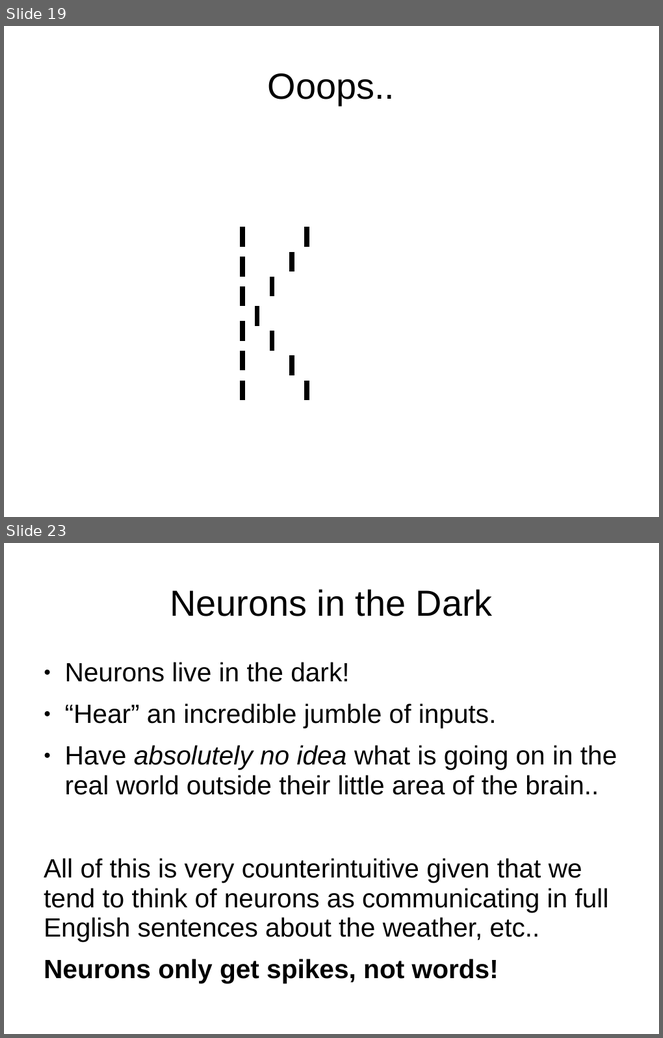
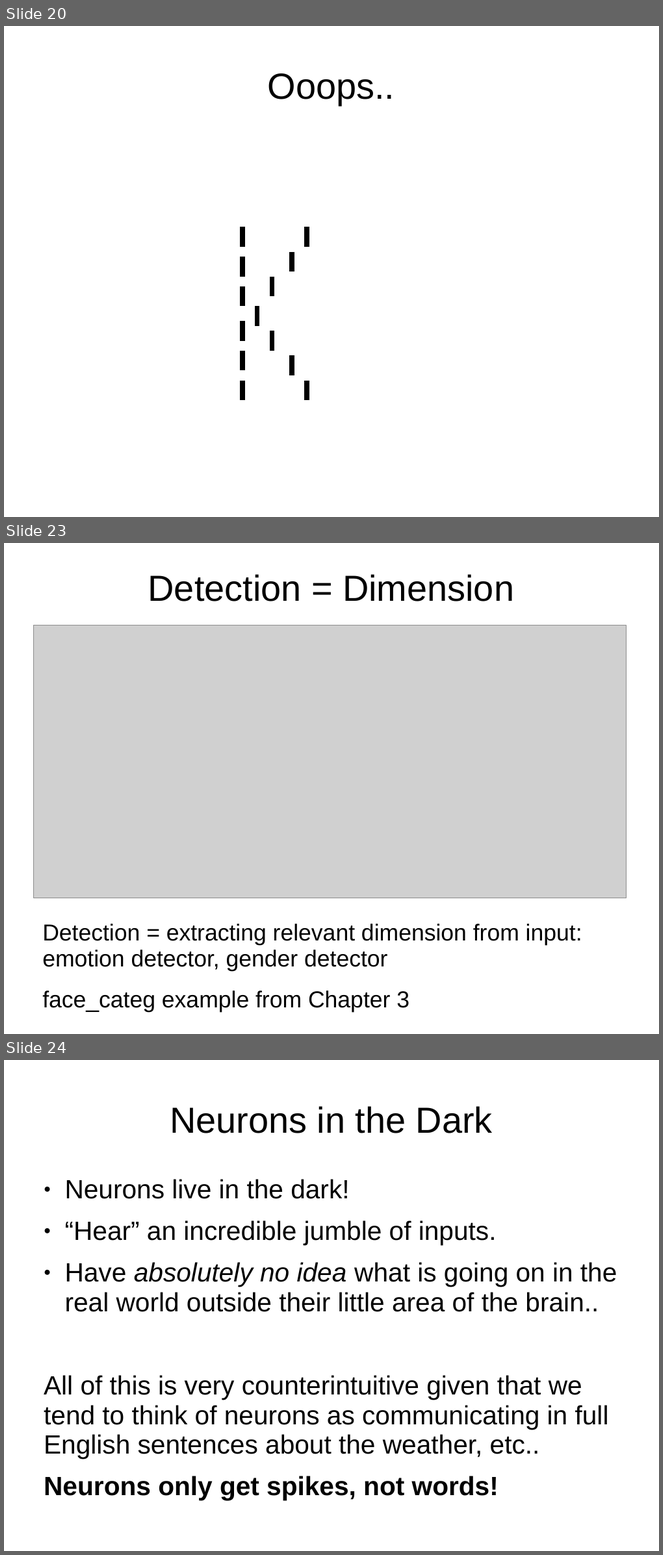
Before and after one commit to ccnlab/teaching, a slide deck: ccn/randy_slides/oreilly_ccn_neuron.pptx. Shown one above the other, each under a label of ours: slides 19 and 23 before the commit, slides 20, 23 and 24 after it; the slides between them are not shown. The pictures are 663x1038 and 663x1555 pixels, drawn with LibreOffice and Linux fonts; fonts in the diff are those of the drawing; grey boxes stand for pictures; background and template pictures are left out. Boxes give left, top, right and bottom in pixels: in the first picture for what was removed or moved away, otherwise in the second. Text is boxed around its words. In the diff, an @@ line names an element or a change of style, - is before the commit and + after.

```diff
--- a/ccn/randy_slides/oreilly_ccn_neuron.pptx
+++ b/ccn/randy_slides/oreilly_ccn_neuron.pptx
@@ slide 23 added at [4,543,659,1034], background picture (left out) @@
@@ title added at [148,574,514,601], 44 pt, text #000000 @@
+Detection = Dimension
@@ picture added at [33,626,626,899] @@
@@ text added at [42,924,582,1013], 28 pt, text #000000 @@
+Detection = extracting relevant dimension from input: emotion detector, gender detector
+face_categ example from Chapter 3
@@ what was slide 19 is now slide 20 @@
@@ what was slide 23 is now slide 24 @@
```
Also in this commit, not shown: 2 slides changed, 5 other files.
